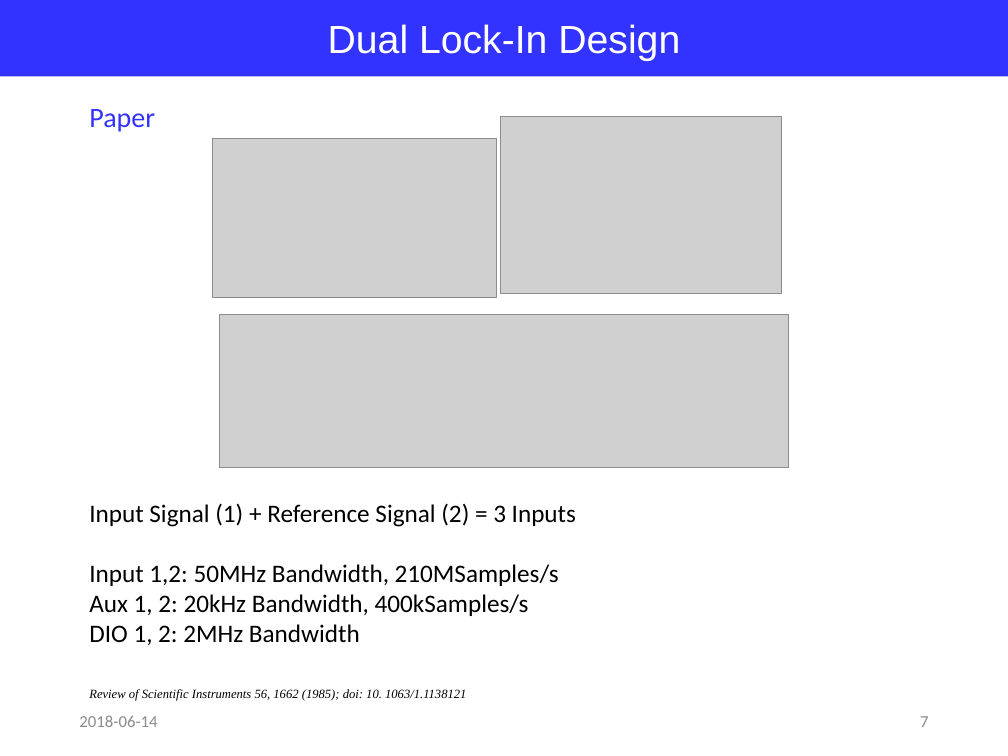
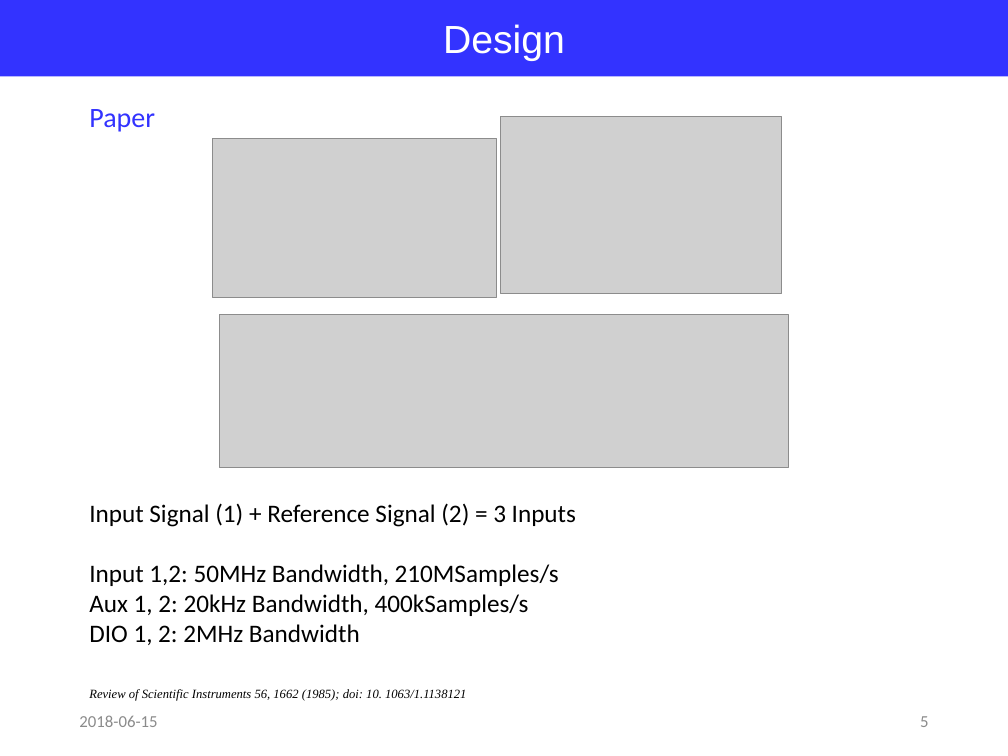
Before and after one commit to jglee96/NBTP_Lab, a slide deck: slide 5 of 랩미팅/201806/180614 Zurich Lock-In(Jong).pptx (slide 7 before the commit). Drawn at 1008x756 pixels with LibreOffice and Linux fonts; fonts in the diff are those of the drawing; grey boxes stand for pictures. Boxes give left, top, right and bottom in pixels: in the first picture for what was removed or moved away, otherwise in the second. Text is boxed around its words. In the diff, an @@ line names an element or a change of style, - is before the commit and + after.

```diff
--- a/랩미팅/201806/180614 Zurich Lock-In(Jong).pptx
+++ b/랩미팅/201806/180614 Zurich Lock-In(Jong).pptx
@@ text in rectangle at (443, 24, 565, 61): text changed @@
-Dual Lock-In Design
+Design
@@ text at (79, 715, 157, 727): text changed @@
-2018-06-14
+2018-06-15
@@ page number at (920, 716, 928, 727): text changed @@
-7
+5
```
Also in this commit, not shown: 3 other slides changed, 2 slides added, 5 slides removed.
